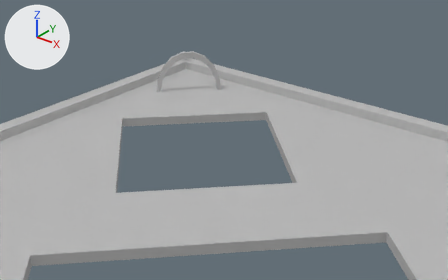
The FBX model GameTemplate/Game/Assets/level3D/stage1.fbx as it was, and as the next commit left it.
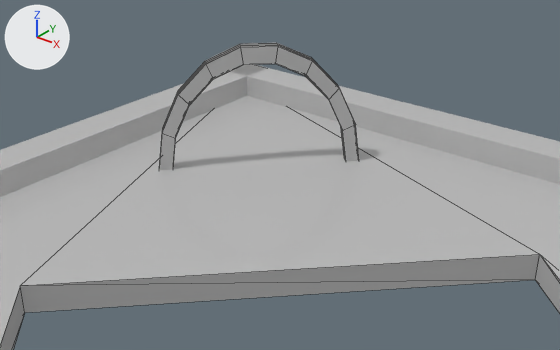
Old and new are each drawn whole from a 50 mm camera at (-3.43, 2.46, 5.0) aimed at (-11.4, 12.43, -1.18) and again close up from a 50 mm camera at (-9.04, 8.42, 2.23) aimed at (-12.2, 12.38, -0.22). Lighting does not change. The marker at upper left points along +X, +Y and +Z. The older version's two pictures come first. The close-ups show mesh edges as thin lines. Where no turn or scale is listed for an object, it has been applied to the vertices.
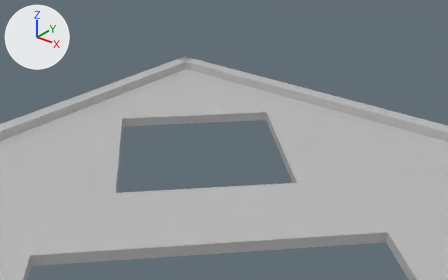
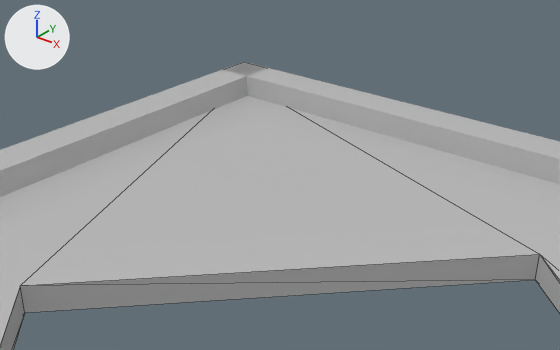
The newer file is also turned or shifted as a whole; pictures and numbers use the older file's frame.

What differs and where, as boxes [x1, y1, x2, y2] in the close-ups (560 x 350 px):
'Box007', reshaped: before [0, 71, 247, 197]; after [0, 62, 260, 197]
'Tube001', deleted: before [159, 43, 359, 170]

Edits to the bpy script that builds the scene:
```text
Change ob_box007:
    ob_box007: bpy.data.objects.new('Box007', me_mesh_002) -> bpy.data.objects.new('Box007', me_mesh_001)
Remove ob_tube001:
    ob_tube001 = bpy.data.objects.new('Tube001', me_mesh_005)
    ob_tube001.location = (-12.482, 12.482, -0.255)
```
